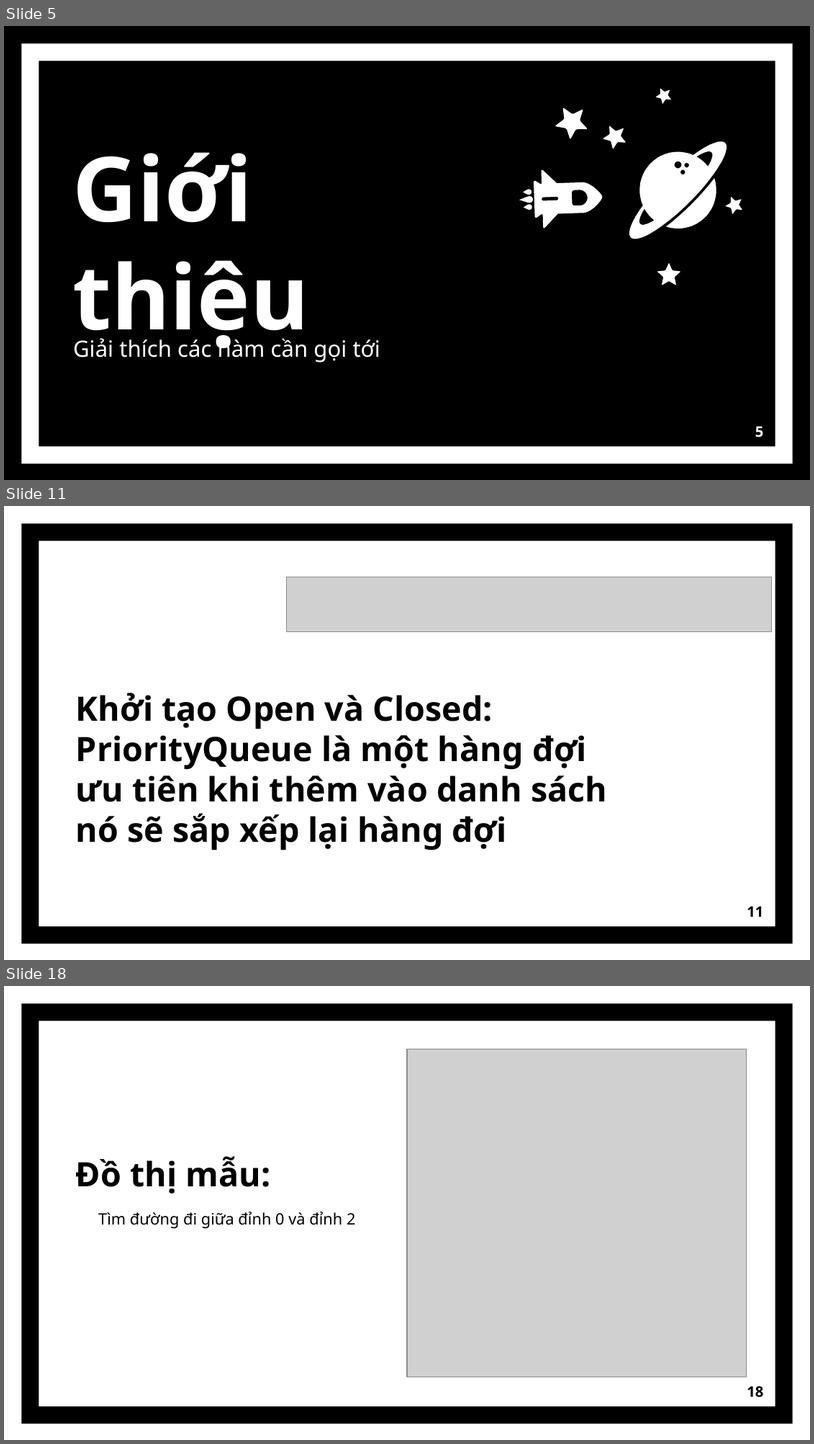
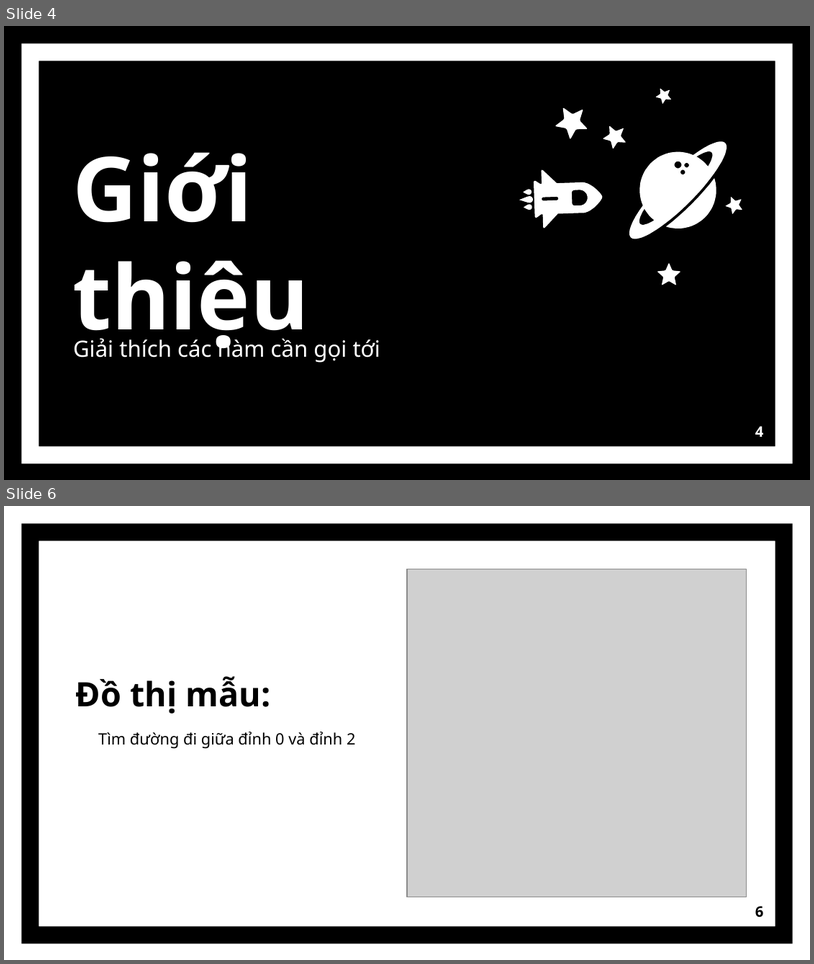
Before and after one commit to baobaote00/ltdt, a slide deck: LTDT.pptx. Shown one above the other, each under a label of ours: slides 5, 11 and 18 before the commit, slides 4 and 6 after it; the slides between them are not shown. The pictures are 814x1444 and 814x964 pixels, drawn with LibreOffice and Linux fonts; fonts in the diff are those of the drawing; grey boxes stand for pictures. Boxes give left, top, right and bottom in pixels: in the first picture for what was removed or moved away, otherwise in the second. Text is boxed around its words. In the diff, an @@ line names an element or a change of style, - is before the commit and + after.

```diff
--- a/LTDT.pptx
+++ b/LTDT.pptx
@@ slide 11 removed at box(4, 506, 810, 960), background #FFFFFF; not listed: 1 template element that a slide beside it also shows @@
@@ freeform shape removed at box(675, 569, 747, 628) @@
@@ picture removed at box(287, 577, 772, 632) @@
@@ text removed at box(76, 692, 607, 850) @@
-Khởi tạo Open và Closed:
-PriorityQueue là một hàng đợi ưu tiên khi thêm vào danh sách nó sẽ sắp xếp lại hàng đợi
@@ page number removed at box(747, 906, 764, 916) @@
-11
@@ what was slide 5 is now slide 4 @@
@@ page number at box(756, 426, 764, 436): text changed @@
-5
+4
@@ what was slide 18 is now slide 6 @@
@@ page number at box(756, 906, 764, 917): text changed @@
-18
+6
```
Also in this commit, not shown: 2 slides changed, 2 slides added, 12 other slides removed, 1 other file.
